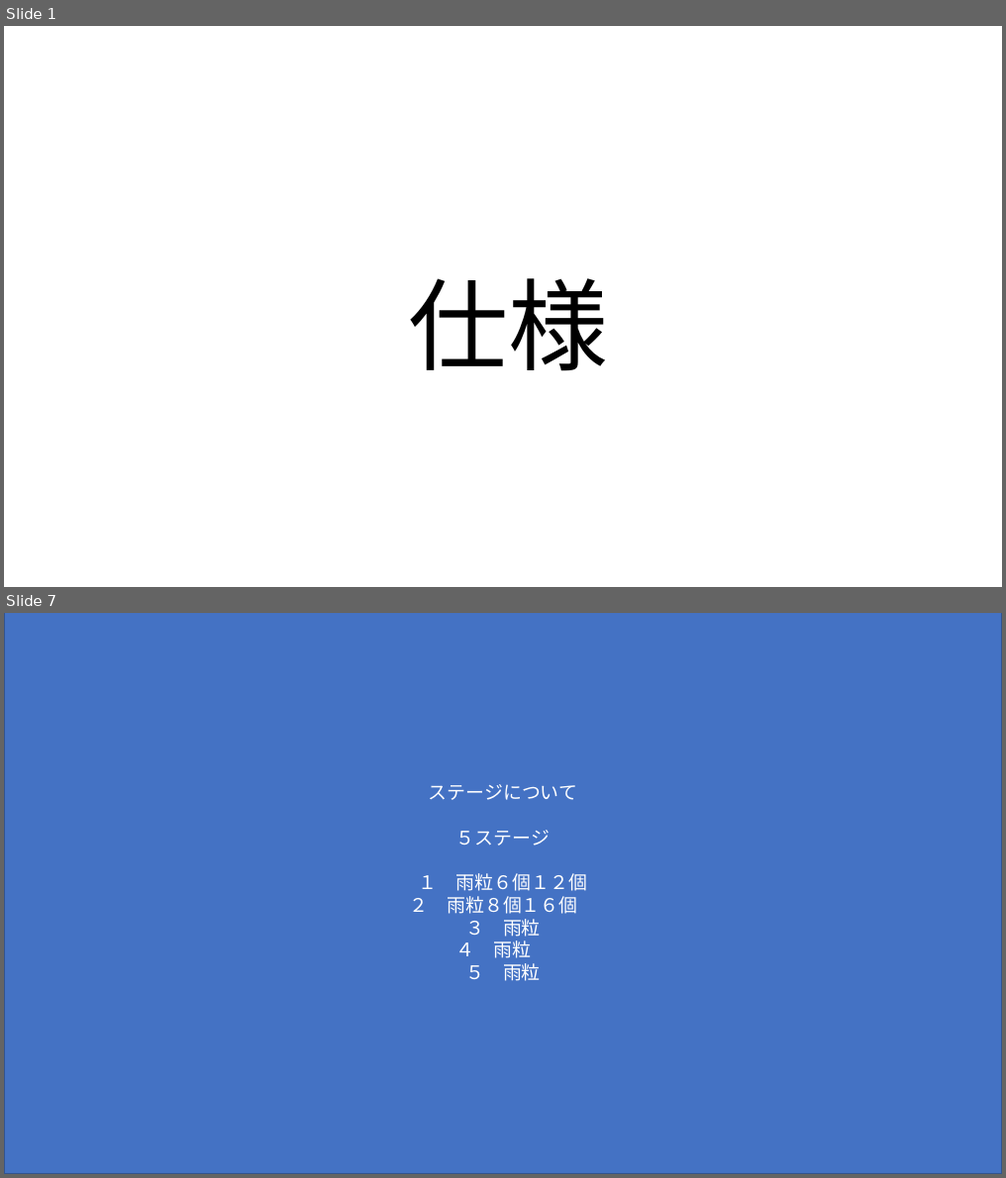
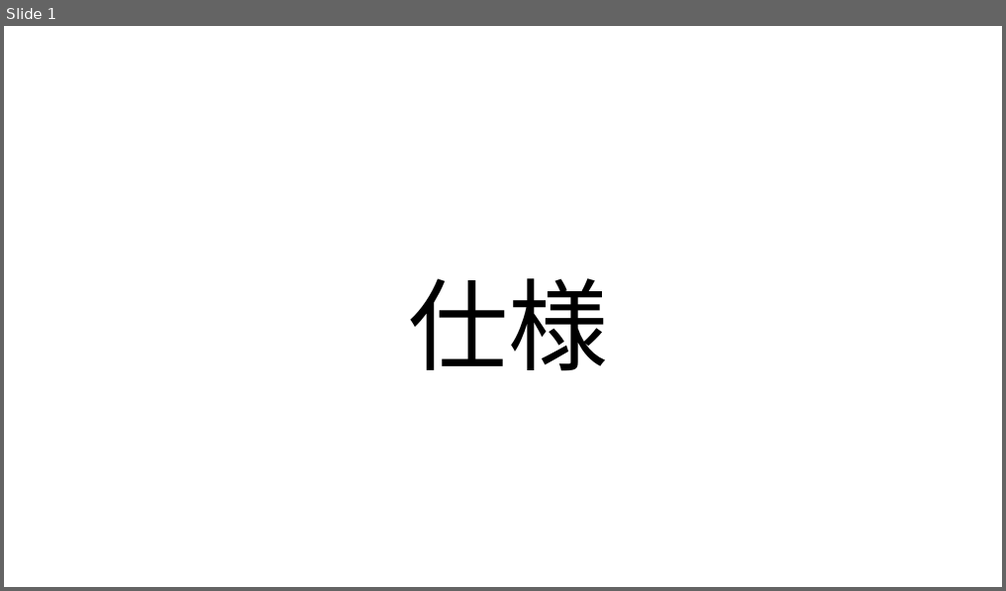
Before and after one commit to 2025Game/12Yamamoto, a slide deck: 3DLV3/Plam/仕様書.pptx. Shown one above the other, each under a label of ours: slides 1 and 7 before the commit, slide 1 after it; the slides between them are not shown. The pictures are 1006x1178 and 1006x591 pixels, drawn with LibreOffice and Linux fonts; fonts in the diff are those of the drawing. Boxes give left, top, right and bottom in pixels: in the first picture for what was removed or moved away, otherwise in the second. Text is boxed around its words. In the diff, an @@ line names an element or a change of style, - is before the commit and + after.

```diff
--- a/3DLV3/Plam/仕様書.pptx
+++ b/3DLV3/Plam/仕様書.pptx
@@ slide 7 removed at (x1=4, y1=613, x2=1002, y2=1174), background #FFFFFF @@
@@ rectangle removed at (x1=4, y1=613, x2=1002, y2=1174) @@
-ステージについて
-５ステージ
-１ 雨粒６個１２個
-２ 雨粒８個１６個
-３ 雨粒
-４ 雨粒
-５ 雨粒
```
Also in this commit, not shown: 1 slide added, 6 other slides removed, 3 other files.
